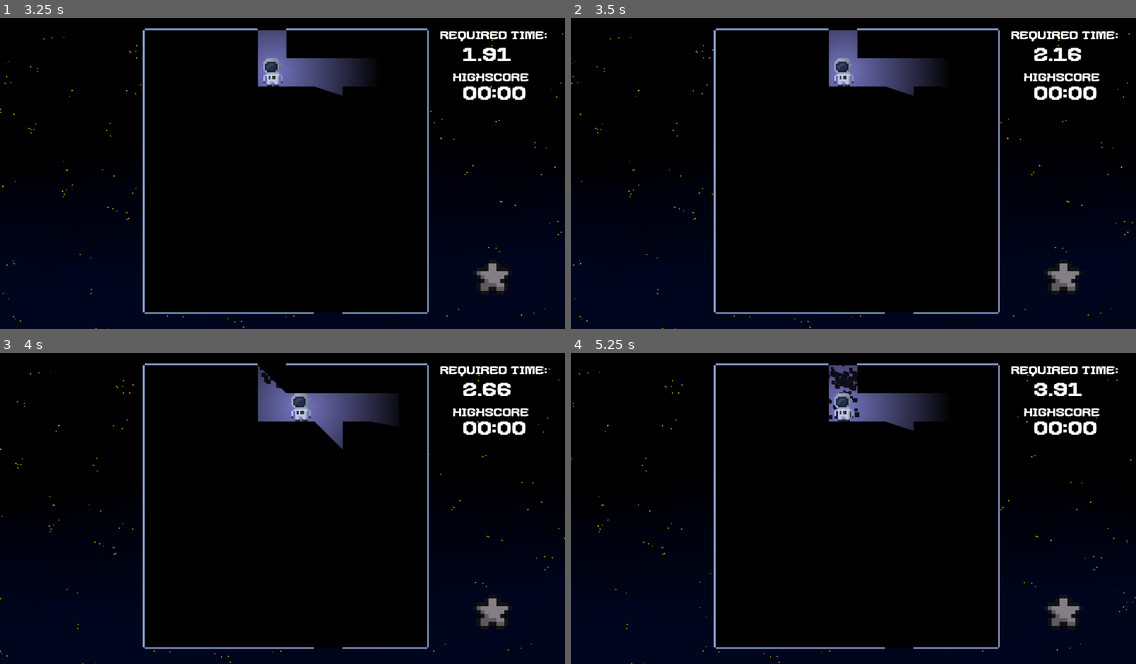
Above: before the commit, frames 1-4 (two rows, left to right).
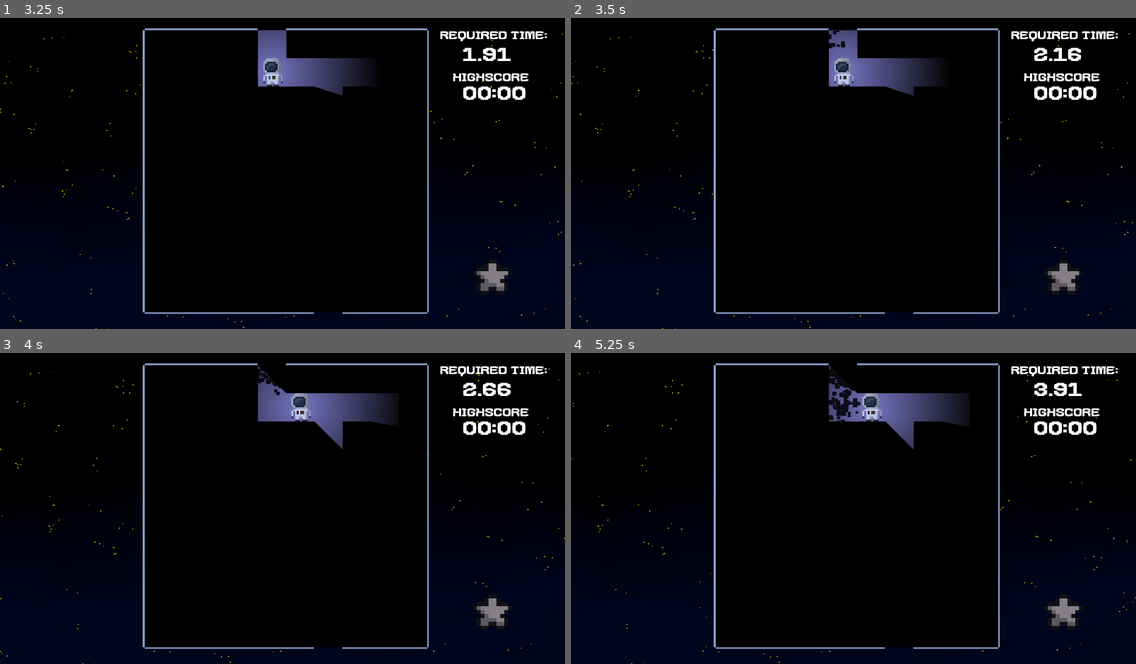
Above: after the commit, the same moments.

Repository: ilsyxn/void-escape
Game: Godot game, scene res://main-menu/main.tscn
Two runs of this game, one before a commit and one after it. Both use one fixed random seed, a clock stepped at 60 frames per second and the inputs below.
Inputs (mouse positions are in pixels of both pictures, inside the frame that each line leads up to):
- Up to frame 1 (3.25 s): click (282, 139) at 0.5 s; click (152, 176) at 1.25 s; hold D (right) 2.03-2.78 s; hold S (down) from 2.78 s (still down)
- Up to frame 2 (3.5 s): keep holding S (down)
- Up to frame 3 (4 s): release S (down) at 3.53 s; hold D (right) from 3.53 s (still down)
- Up to frame 4 (5.25 s): release D (right) at 4.28 s; hold W (up) 4.28-5.03 s; hold A (left) from 5.03 s (still down)

Frame 1 is identical in both runs. In frame 2, less than 0.1% of the frame differs, in the area x 45-50%, y 3-10%; in frame 3, less than 0.1%; in frame 4, 2.5%, in the area x 45-71%, y 3-32%.

Commit message:
Update level.gd

Diff:
--- a/level/level.gd
+++ b/level/level.gd
@@ -16,6 +16,9 @@
 @onready var star = $"../Belichtet/Star"
 @onready var save_Game = preload("res://save/saveGame.tres")
 @onready var player = 1
+@onready var particles = 0
+
+
 
 
 
@@ -29,31 +32,39 @@
 
 
 func _ready():
+	# Licht soll am Anfang an sein
 	fog.visible = false
 	light.visible = false
 	light_out.visible = false
 
+	# Falls ein Highscore besteht, anzeigen
 	if save_Game.time[id]:
 		high_score_time.text = stoppuhr.format_time(save_Game.time[id])
 
-
-	if save_Game.bonusUnlocked(): #Ändern!!!
+	# Belohnung für die 5 gesammelten Sterne
+	if save_Game.bonusUnlocked():
 		player = 12
 
+	# Player spawnen
 	set_cell(1, startPos, player, Vector2i(0,0),0)
 
+	# Falls der Stern noch nicht eingesammelt wurde einen Stern spawnen
 	if !save_Game.bonusItems.has(id):
 		set_cell(1, starPos, 11, Vector2i(0,0), 0)
 	else:
 		star.texture = load("res://assets/star.png")
-	# Find the Tile-Position of the Player on Layer 1
+
+	# Player Position auf der Map finden
 	for tile_pos in get_used_cells(1):
 		player_tile_pos = Vector2(tile_pos)
 		betreten.append(player_tile_pos)
-		break  # Take the first found Tile as starting position
+		break
 
 func _process(_delta):
+	# Licht soll Spieler verfolgen
 	light.position = to_global(map_to_local(player_tile_pos))
+
+	# Timer wieder aktivieren wenn Pausemenü geschlossen wird
 	if settings.enabled == false:
 		stoppuhr.process_mode = Node.PROCESS_MODE_ALWAYS
 		light_timer.process_mode = Node.PROCESS_MODE_ALWAYS
@@ -71,9 +82,9 @@
 		elif event.is_action_pressed("down"):
 			move_player(player_tile_pos + Vector2.DOWN)
 			execute_timeout_actions()
-		elif event.is_action_pressed("reset"):  # New functionality for reset button
+		elif event.is_action_pressed("reset"):
 			restartLevel()
-		elif event.is_action_pressed("settings"):  # New functionality for reset button
+		elif event.is_action_pressed("settings"):
 			if settings.enabled == false:
 				settings.enabled = true
 				stoppuhr.process_mode = Node.PROCESS_MODE_DISABLED
@@ -83,14 +94,18 @@
 
 
 func restartLevel():
+	# Bonus soll nach dem reset nicht gespeichert bleiben
 	if !save_Game.finishedLevels.has(id) and save_Game.bonusItems.has(id):
 		save_Game.removeBonus(id)
 	get_tree().reload_current_scene()
 
 func move_player(target_tile_pos):
+
+	# Infos über das Target Tile bekommen
 	var target_tile_id = get_cell_source_id(0, target_tile_pos)
 	var _tile_data: TileData = get_cell_tile_data(0,player_tile_pos)
 
+	# Wenn wir das Teil betreten dürfen, dann bewegen
 	if (allowed_tile_ids.has(target_tile_id)) and !betreten.has(target_tile_pos):
 		erase_cell(1,player_tile_pos)
 			# Set the Player at the new position
@@ -98,25 +113,28 @@
 		add_particle(player_tile_pos)
 		player_tile_pos = target_tile_pos
 
-
+		# Stern einsammeln
 		if target_tile_pos == starPos:
 			bonus = true
 			star.texture = load("res://assets/star.png")
 
-		# When the player enters the vent
+		# Secret Level
 		if target_tile_id == 3:
 			get_tree().change_scene_to_file("res://level/shortCutLvl.tscn")
 
-		# When the player reaches the goal
+		# Wenn das Ziel erreicht wird die ganzen Infos im SaveGame speichern
 		if target_tile_id == 4 or target_tile_id == 10:
 			if !save_Game.finishedLevels.has(id):
 				save_Game.levelFinished(id)
 				if bonus:
 					save_Game.bonusCollected(id)
+
+				# Nächstes Level im Menü freischalten
 				save_Game.unlockedLevels.append(id+1)
 				if !save_Game.time[id]:
 					save_Game.time[id] = stoppuhr.time
 			else:
+				# Falls wir einen neuen Highscore haben
 				if save_Game.time[id] > stoppuhr.time:
 					save_Game.time[id] = stoppuhr.time
 				if bonus:
@@ -124,16 +142,18 @@
 
 			get_tree().change_scene_to_file("res://main-menu/lvlSelect.tscn")
 
+# Zum hinzufügen der Void
 func add_particle(pos: Vector2i):
 	var particle = preload("res://level/void.tscn").instantiate()
 	particle.global_position = map_to_local(pos)
 	particle.z_index = 1
-	await get_tree().create_timer(1).timeout
+	await get_tree().create_timer(0.5).timeout
 	if Vector2i(player_tile_pos.x, player_tile_pos.y) != pos:
 		add_child(particle)
 		#await get_tree().create_timer(3.0).timeout
 		betreten.append(player_tile_pos)
 
+# Licht ausschalten
 func execute_timeout_actions():
 	if !timer_done:
 		timer_done = true
